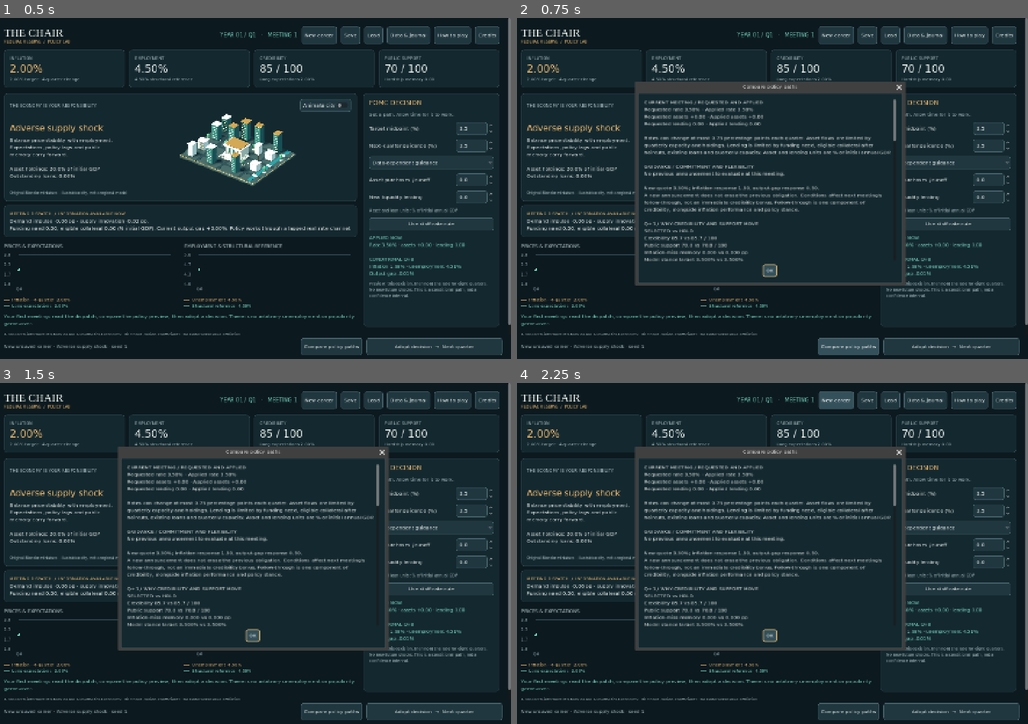
Above: before the commit, frames 1-4 (two rows, left to right).
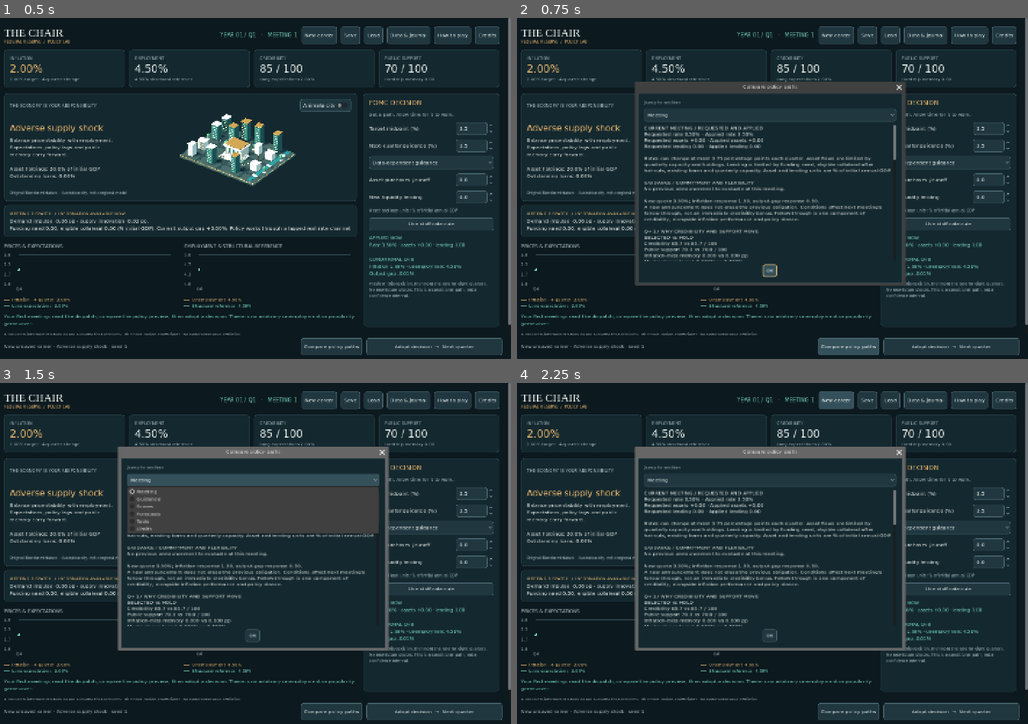
Above: after the commit, the same moments.

Repository: ihearttokyo/fed-chairman-game
Game: Godot game, scene res://main.tscn
The game is run twice, just before and just after one commit, with the same random seed, the same clock (stepped at 60 frames per second) and the same inputs.
Inputs (mouse positions are in pixels of both pictures, inside the frame that each line leads up to):
- Up to frame 1 (0.5 s): no input
- Up to frame 2 (0.75 s): click "Compare policy paths" at 0.5 s
- Up to frame 3 (1.5 s): click (255, 481) at 1.25 s, where only the run after the commit has a clickable "Meeting"
- Up to frame 4 (2.25 s): click "New career" at 2 s

Frame 1 is identical in both runs. In frame 2, 6.6% of the frame differs, in the area x 24-75%, y 23-72%; in frame 3, 15%, in the area x 23-76%, y 18-79%; in frame 4, 9.4%.

Commit message:
Add direct section navigation to complete policy comparisons

Diff:
--- a/game/play/main.gd
+++ b/game/play/main.gd
@@ -323,7 +323,32 @@
 func _compare() -> void:
 	_apply_policy_inputs()
 	_preview()
-	_text_dialog("Compare policy paths", _decision_briefing())
+	var text := _decision_briefing()
+	var dialog := AcceptDialog.new()
+	dialog.title = "Compare policy paths"
+	var box := _vbox(dialog)
+	box.custom_minimum_size = Vector2(690, 450)
+	_label(box, "Jump to section", 13, MUTED)
+	var chooser := OptionButton.new()
+	chooser.accessibility_name = "Comparison section"
+	chooser.tooltip_text = "Jump within the complete report. All calculations, explanations and limits remain available."
+	box.add_child(chooser)
+	var body := RichTextLabel.new()
+	body.text = text
+	body.selection_enabled = true
+	body.focus_mode = Control.FOCUS_ALL
+	body.accessibility_name = "Policy comparison report"
+	body.size_flags_vertical = Control.SIZE_EXPAND_FILL
+	body.add_theme_color_override("default_color", Color("e7eee9"))
+	box.add_child(body)
+	for section in [["Meeting", "CURRENT MEETING /"], ["Guidance", "GUIDANCE /"], ["Scores", "Q+1 / WHY"], ["Forecasts", "CURRENT TRANSMISSION /"], ["Tools", "ONE-CONTROL CONTRASTS /"], ["Limits", "REFERENCE AND LIMITS"]]:
+		var offset := text.find(section[1])
+		if offset >= 0:
+			chooser.add_item(section[0])
+			chooser.set_item_metadata(chooser.item_count - 1, text.substr(0, offset).count("\n"))
+	chooser.disabled = chooser.item_count == 0
+	chooser.item_selected.connect(func(index): body.scroll_to_paragraph(chooser.get_item_metadata(index)))
+	_show_dialog(dialog)
 
 func _guidance_controls() -> void:
 	custom_guidance.visible = commitment.selected == 2
--- a/game/tests/ui_test.gd
+++ b/game/tests/ui_test.gd
@@ -129,7 +129,7 @@
 				await process_frame
 				await process_frame
 				var comparison: AcceptDialog = game.get_child(game.get_child_count() - 1)
-				var report: Label = comparison.get_child(0).get_child(0)
+				var report: RichTextLabel = comparison.find_children("*", "RichTextLabel", true, false)[0]
 				check(game._policy() == expected and report.text.contains(descriptions[index]), "Compare submits pending %s without Return" % keys[index])
 				check(edit.text.to_float() == values[index], "Compare visibly normalizes bounded native input")
 				check(game.forecast_label.text.contains("Rate %.2f%%" % projected.states[0].policy_rate_pct) and game.career.encode() == preserved, "Compare refreshes applied preview without changing the career")
@@ -186,10 +186,66 @@
 		await process_frame
 		check(game.career.encode() == preserved and game._policy() == staged, "opening and closing realized review preserves career and controls")
 	game._start_career("supply_shock", 1)
+func check_comparison_navigation(game: Control) -> void:
+	var destinations := [["Meeting", "CURRENT MEETING /"], ["Guidance", "GUIDANCE /"], ["Scores", "Q+1 / WHY"], ["Forecasts", "CURRENT TRANSMISSION /"], ["Tools", "ONE-CONTROL CONTRASTS /"], ["Limits", "REFERENCE AND LIMITS"]]
+	for case_id in ["funding_stress", "base"]:
+		game._start_career(case_id, 11)
+		if case_id == "funding_stress":
+			for q in range(4):
+				game.career.advance(game.career.model.benchmark_policy(game.career.state, game.career.params, "hold"))
+			game._refresh(true)
+			game.rate.value = 8.0
+			game.guidance.value = 8.0
+			game.assets.value = 2.0
+			game.liquidity.value = 5.0
+		await process_frame
+		var preserved: PackedByteArray = game.career.encode()
+		var staged: Dictionary = game._policy()
+		var expected: String = game._decision_briefing()
+		game._compare()
+		await process_frame
+		await process_frame
+		var dialog: AcceptDialog = game.get_child(game.get_child_count() - 1)
+		var choosers := dialog.find_children("*", "OptionButton", true, false)
+		var bodies := dialog.find_children("*", "RichTextLabel", true, false)
+		check(choosers.size() == 1 and bodies.size() == 1, "comparison provides native section navigation and a selectable complete report")
+		if choosers.size() == 1 and bodies.size() == 1:
+			var chooser: OptionButton = choosers[0]
+			var body: RichTextLabel = bodies[0]
+			check(body.text == expected and body.get_parsed_text() == expected, "section navigation preserves every report byte and warning")
+			check(body.selection_enabled and body.focus_mode == Control.FOCUS_ALL, "comparison report supports native text selection and keyboard focus")
+			check(chooser.accessibility_name == "Comparison section" and chooser.item_count == destinations.size(), "section chooser has a distinct accessible name and all six destinations")
+			for index in range(mini(chooser.item_count, destinations.size())):
+				check(chooser.get_item_text(index) == destinations[index][0], "comparison sections retain their named order")
+				var paragraph := expected.substr(0, expected.find(destinations[index][1])).count("\n")
+				chooser.select(index)
+				chooser.item_selected.emit(index)
+				await process_frame
+				var position: float = body.get_paragraph_offset(paragraph) - body.get_v_scroll_bar().value
+				check(position >= -1 and position < body.size.y - body.get_theme_font("normal_font").get_height(), "selecting %s brings its actual heading into view" % destinations[index][0])
+				check(chooser.get_global_rect().end.y <= body.get_global_rect().position.y and chooser.is_visible_in_tree(), "section navigation remains above the scrolling report")
+			check(game.career.encode() == preserved and game._policy() == staged, "section changes cannot mutate the career or staged decision")
+			body.select_all()
+			check(body.get_selected_text() == expected, "the full comparison remains available to native selection")
+		dialog.get_ok_button().pressed.emit()
+		check(dialog.visible and dialog.is_queued_for_deletion(), "comparison navigation preserves deferred accessibility closing")
+		await process_frame
+		game._compare()
+		await process_frame
+		await process_frame
+		var reopened: AcceptDialog = game.get_child(game.get_child_count() - 1)
+		var reset_bodies := reopened.find_children("*", "RichTextLabel", true, false)
+		if reset_bodies.size() == 1:
+			check(reset_bodies[0].get_v_scroll_bar().value == 0, "reopening comparison starts at the meeting rather than a stale section")
+		reopened.get_ok_button().pressed.emit()
+		await process_frame
+		check(game.career.encode() == preserved and game._policy() == staged, "closing and reopening comparison preserves the unsaved decision")
+	game._start_career("supply_shock", 1)
 func run() -> void:
 	var game = load("res://main.tscn").instantiate()
 	root.add_child(game)
 	await process_frame
+	await check_comparison_navigation(game)
 	await check_pending_policy(game)
 	await check_review_access(game)
 	check_custom_guidance(game)
Not shown, changed: game/README.md
